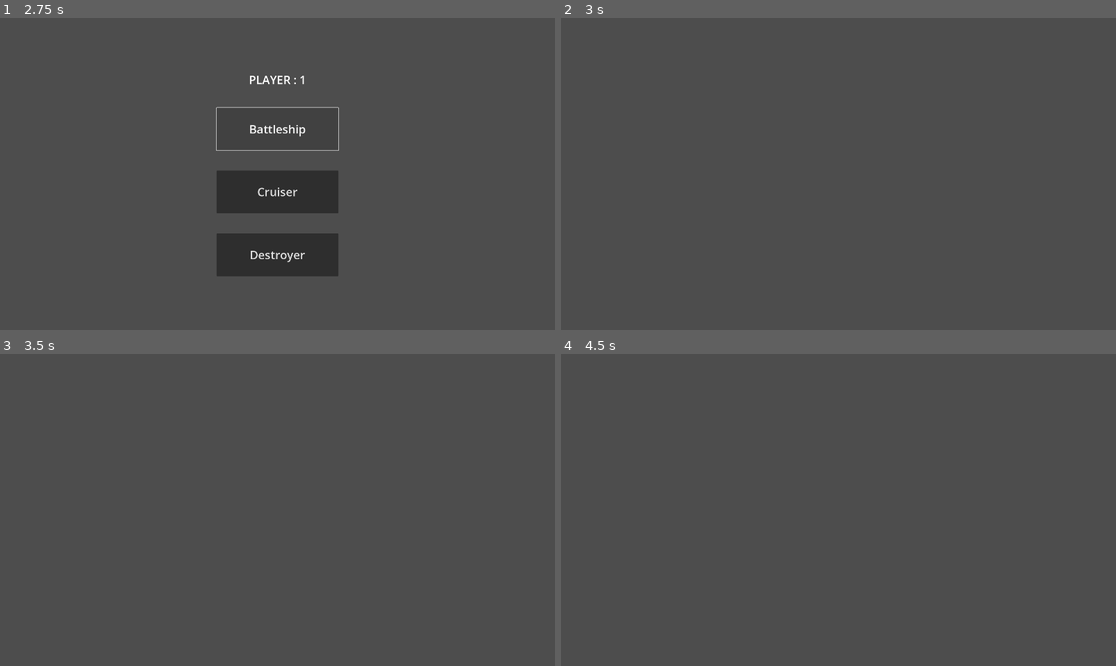
Above: before the commit, frames 1-4 (two rows, left to right).
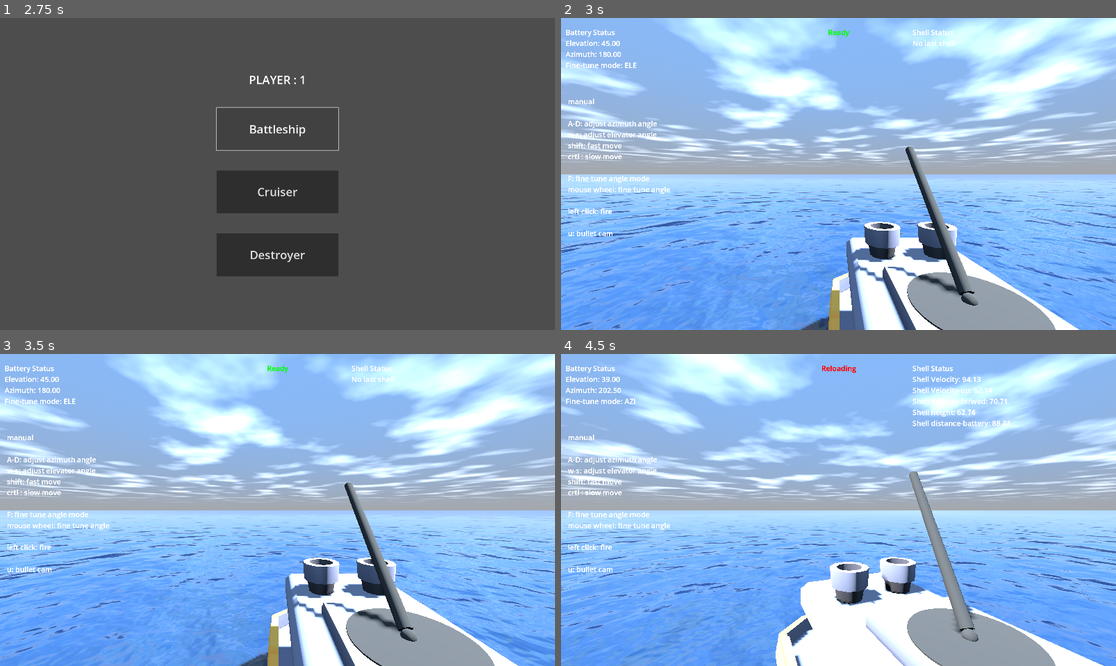
Above: after the commit, the same moments.

Repository: jimmoi/3d_game_team_god_khong_peace
Game: Godot game, scene res://scene/menu.tscn
Same seed, same stepped clock (60 frames per second), same inputs: the game is played once before the commit and once after it.
Inputs (mouse positions are in pixels of both pictures, inside the frame that each line leads up to):
- Up to frame 1 (2.75 s): click "PLAY" at 0.5 s; click "1 vs 1" at 1.25 s; click "Battleship" at 2 s
- Up to frame 2 (3 s): click "Cruiser" at 2.75 s
- Up to frame 3 (3.5 s): no input
- Up to frame 4 (4.5 s): move the mouse to (960, 494) at 3.52 s; hold D (right) 3.53-4.28 s; click (960, 494) at 3.6 s; move the mouse to (727, 525) at 4.27 s; hold S (down) from 4.28 s (still down); tap F (change_mode) at 4.35 s

Frame 1 is identical in both runs. In frame 2, 100% of the frame differs, in the area x 0-100%, y 0-100%; in frame 3, 100%; in frame 4, 100%.

Commit message:
new_model

Diff:
--- a/Charactor/battleship.tscn
+++ b/Charactor/battleship.tscn
@@ -1,26 +1,32 @@
 [gd_scene load_steps=5 format=3 uid="uid://delut20ti2y6p"]
 
-[ext_resource type="Script" uid="uid://0rnr2eo36oo2" path="res://battleship.gd" id="1_btgdt"]
+[ext_resource type="Script" uid="uid://0rnr2eo36oo2" path="res://scripts/battleship.gd" id="1_btgdt"]
 [ext_resource type="PackedScene" uid="uid://fks50wiktmrk" path="res://Models/GLB format/ship-cargo-c.glb" id="2_tb3w1"]
-[ext_resource type="PackedScene" uid="uid://dp3f61ycbc01a" path="res://gun.tscn" id="3_6cew4"]
+[ext_resource type="PackedScene" uid="uid://dp3f61ycbc01a" path="res://scene/gun.tscn" id="3_6cew4"]
 
 [sub_resource type="BoxShape3D" id="BoxShape3D_vyppf"]
-size = Vector3(3.6675415, 1.204956, 3.0827484)
+size = Vector3(1.7, 1, 3)
 
 [node name="Battleship" type="CharacterBody3D"]
 script = ExtResource("1_btgdt")
 
 [node name="model" type="Node3D" parent="."]
+transform = Transform3D(0.8, 0, 0, 0, 1, 0, 0, 0, 1, 0, 0, 0)
 
 [node name="ship-cargo-c2" parent="model" instance=ExtResource("2_tb3w1")]
 transform = Transform3D(-1, 0, -8.742278e-08, 0, 1, 0, 8.742278e-08, 0, -1, -0.16470146, 0, -0.90688336)
+
+[node name="gun" parent="model/ship-cargo-c2" instance=ExtResource("3_6cew4")]
+transform = Transform3D(-1, 0, 8.742278e-08, 0, 1, 0, -8.742278e-08, 0, -1, 0.012140304, 2.4046562, 1.0501503)
+min_barrel_angle = -80
+bullet_speed = 100
 
 [node name="hp1" type="CollisionShape3D" parent="."]
 transform = Transform3D(-1, 0, -8.742278e-08, 0, 1, 0, 8.742278e-08, 0, -1, -0.15643919, 0.831845, -4.302236)
 shape = SubResource("BoxShape3D_vyppf")
 
 [node name="hp2" type="CollisionShape3D" parent="."]
-transform = Transform3D(-1, 0, -8.742278e-08, 0, 1, 0, 8.742278e-08, 0, -1, -0.049392104, 0.83597624, -0.8271972)
+transform = Transform3D(-1, 0, -8.742278e-08, 0, 1, 0, 8.742278e-08, 0, -1, -0.15320718, 0.83597624, -0.7465407)
 shape = SubResource("BoxShape3D_vyppf")
 
 [node name="hp3" type="CollisionShape3D" parent="."]
@@ -30,9 +36,4 @@
 [node name="Camera3D" type="Camera3D" parent="."]
 transform = Transform3D(1, 0, 0, 0, 0.8660254, 0.5, 0, -0.5, 0.8660254, 0, 6, 8.539753)
 
-[node name="gun" parent="." instance=ExtResource("3_6cew4")]
-transform = Transform3D(1, 0, 0, 0, 1, 0, 0, 0, 1, -0.17684186, 2.4046562, -1.9570336)
-min_barrel_angle = -80
-bullet_speed = 30
-
-[connection signal="fire" from="gun" to="." method="_on_gun_fire"]
+[connection signal="fire" from="model/ship-cargo-c2/gun" to="." method="_on_gun_fire"]
--- a/Charactor/cruisur.tscn
+++ b/Charactor/cruiser.tscn
@@ -1,8 +1,8 @@
 [gd_scene load_steps=5 format=3 uid="uid://cjac0b5msjko3"]
 
-[ext_resource type="Script" uid="uid://b2cs04i40fsks" path="res://cruisur.gd" id="1_4xi5a"]
+[ext_resource type="Script" uid="uid://b2cs04i40fsks" path="res://scripts/cruiser.gd" id="1_4xi5a"]
 [ext_resource type="PackedScene" uid="uid://4l7hy66y7py4" path="res://Models/GLB format/boat-tow-b.glb" id="2_30ysa"]
-[ext_resource type="PackedScene" uid="uid://dp3f61ycbc01a" path="res://gun.tscn" id="3_30ysa"]
+[ext_resource type="PackedScene" uid="uid://dp3f61ycbc01a" path="res://scene/gun.tscn" id="3_30ysa"]
 
 [sub_resource type="BoxShape3D" id="BoxShape3D_ya42d"]
 size = Vector3(2.5243874, 1.246582, 2.510254)
@@ -15,6 +15,11 @@
 [node name="boat-tow-b2" parent="model" instance=ExtResource("2_30ysa")]
 transform = Transform3D(-1, 0, 8.742278e-08, 0, 1, 0, -8.742278e-08, 0, -1, 0, 0, 0)
 
+[node name="gun" parent="model/boat-tow-b2" instance=ExtResource("3_30ysa")]
+transform = Transform3D(-1, 0, -8.742278e-08, 0, 1, 0, 8.742278e-08, 0, -1, -7.9646036e-08, 2.745076, -0.9110445)
+min_barrel_angle = -80
+bullet_speed = 100
+
 [node name="Hp1" type="CollisionShape3D" parent="."]
 transform = Transform3D(1, 0, 0, 0, 1, 0, 0, 0, 1, -0.018814087, 0.876709, 1.1381836)
 shape = SubResource("BoxShape3D_ya42d")
@@ -26,9 +31,4 @@
 [node name="Camera3D" type="Camera3D" parent="."]
 transform = Transform3D(1, 2.5081883e-08, 6.7206707e-09, -2.5966674e-08, 0.9659259, 0.25881907, 0, -0.25881907, 0.9659258, -0.20699453, 4.4380636, 6.48167)
 
-[node name="gun" parent="." instance=ExtResource("3_30ysa")]
-transform = Transform3D(1, 0, 0, 0, 1, 0, 0, 0, 1, 0, 2.745076, 0.9110445)
-min_barrel_angle = -80
-bullet_speed = 30
-
-[connection signal="fire" from="gun" to="." method="_on_gun_fire"]
+[connection signal="fire" from="model/boat-tow-b2/gun" to="." method="_on_gun_fire"]
--- a/Charactor/destroyer.tscn
+++ b/Charactor/destroyer.tscn
@@ -1,8 +1,8 @@
 [gd_scene load_steps=5 format=3 uid="uid://dllqk0w05omnb"]
 
-[ext_resource type="Script" uid="uid://b2a0cm3nbop84" path="res://character_body_3d.gd" id="1_cqrgk"]
+[ext_resource type="Script" uid="uid://b2a0cm3nbop84" path="res://scripts/destroyer.gd" id="1_cqrgk"]
 [ext_resource type="PackedScene" uid="uid://dsib02103sbv3" path="res://Models/GLB format/boat-speed-a.glb" id="2_goh8i"]
-[ext_resource type="PackedScene" uid="uid://dp3f61ycbc01a" path="res://gun.tscn" id="3_goh8i"]
+[ext_resource type="PackedScene" uid="uid://dp3f61ycbc01a" path="res://scene/gun.tscn" id="3_goh8i"]
 
 [sub_resource type="BoxShape3D" id="BoxShape3D_o41ur"]
 size = Vector3(1.7749634, 1, 2.9971008)
@@ -10,7 +10,7 @@
 [node name="Destroyer" type="CharacterBody3D"]
 script = ExtResource("1_cqrgk")
 
-[node name="CollisionShape3D" type="CollisionShape3D" parent="."]
+[node name="hp1" type="CollisionShape3D" parent="."]
 transform = Transform3D(1, 0, 0, 0, 1, 0, 0, 0, 1, 0.010467529, 0.7908751, 0.047088623)
 shape = SubResource("BoxShape3D_o41ur")
 
@@ -22,9 +22,9 @@
 [node name="boat-speed-a2" parent="model" instance=ExtResource("2_goh8i")]
 transform = Transform3D(-1, 0, 8.742278e-08, 0, 1, 0, -8.742278e-08, 0, -1, 0.01250422, 0.17226231, 0.067254424)
 
-[node name="gun" parent="." instance=ExtResource("3_goh8i")]
-transform = Transform3D(1, 0, 0, 0, 1, 0, 0, 0, 1, 0, 1.4320517, 0.21343541)
+[node name="gun" parent="model/boat-speed-a2" instance=ExtResource("3_goh8i")]
+transform = Transform3D(-1, 0, -8.742278e-08, 0, 1, 0, 8.742278e-08, 0, -1, 0.012504207, 1.2597893, -0.14618099)
 min_barrel_angle = -80
-bullet_speed = 30
+bullet_speed = 100
 
-[connection signal="fire" from="gun" to="." method="_on_gun_fire"]
+[connection signal="fire" from="model/boat-speed-a2/gun" to="." method="_on_gun_fire"]
--- a/scene/map_scene.tscn
+++ b/scene/map_scene.tscn
@@ -304,3 +304,8 @@
 transform = Transform3D(1, 0, 0, 0, 1, 0, 0, 0, 1, -1.985, -2.5, 0)
 shape = SubResource("CylinderShape3D_dhios")
 metadata/_edit_lock_ = true
+
+[node name="Camera3D" type="Camera3D" parent="."]
+transform = Transform3D(1, 0, 0, 0, -4.371139e-08, 1, 0, -1, -4.371139e-08, 0, 583.4334, 0)
+projection = 1
+size = 3500.0
--- a/scripts/map_scene.gd
+++ b/scripts/map_scene.gd
@@ -1,29 +1,33 @@
 extends Node3D
 
 @export var sound_speed = 333 # m/s
-
+var boat_scene = {"Battleship":preload("res://Charactor/battleship.tscn"),
+					"Cruiser":preload("res://Charactor/cruiser.tscn"),
+					"Destroyer":preload("res://Charactor/destroyer.tscn")}
 # Called when the node enters the scene tree for the first time.
 func _ready() -> void:
 	print(Manager.players)
-	pass # Replace with function body.
+	print(Manager.players.values())
+	for i in Manager.players:
+		print(i)
+		var player = Manager.players.values()[i-1]
+		var temp_node = boat_scene[player["role"]].instantiate()
+		add_child(temp_node)
+		var angle = randf() * TAU # มุมรอบวงกลม (0 ถึง 2π)
+		var distance = randf() * 3000.0 # ระยะทางจากศูนย์กลาง (0 ถึง 3000)
+
+		# คำนวณตำแหน่ง (ในระนาบ XZ ถ้าเป็น 3D)
+		var pos = Vector3(
+			cos(angle) * distance,
+			0.0,  # ความสูง (Y) = 0
+			sin(angle) * distance
+		)
+
+		temp_node.global_transform.origin = pos
+		player["boat_node"] = temp_node
+
 
 
 # Called every frame. 'delta' is the elapsed time since the previous frame.
 func _process(delta: float) -> void:
 	pass
-
-
-func _on_gun_fire(bullet_obj, muzzle, bullet_speed) -> void:
-	add_child(bullet_obj)
-	bullet_obj.global_transform = muzzle.global_transform
-	var forward_vector: Vector3 = bullet_obj.global_transform.basis.y
-	bullet_obj.linear_velocity = forward_vector * bullet_speed
-	bullet_obj.hit.connect(_on_explode)
-
-func _on_explode(explosion_sfx, explosion_effect, hit_position, battery_position):
-	add_child(explosion_sfx)
-	add_child(explosion_effect)
-	explosion_effect.global_position = hit_position
-	var delay_sound_sec = abs((hit_position-battery_position).length())/sound_speed
-	await get_tree().create_timer(delay_sound_sec).timeout
-	explosion_sfx.play()
Renamed: battleship.gd -> scripts/battleship.gd
Renamed: battleship.gd.uid -> scripts/battleship.gd.uid
Renamed: character_body_3d.gd -> scripts/cruiser.gd
Renamed: cruisur.gd.uid -> scripts/cruiser.gd.uid
Renamed: cruisur.gd -> scripts/destroyer.gd
Renamed: character_body_3d.gd.uid -> scripts/destroyer.gd.uid
